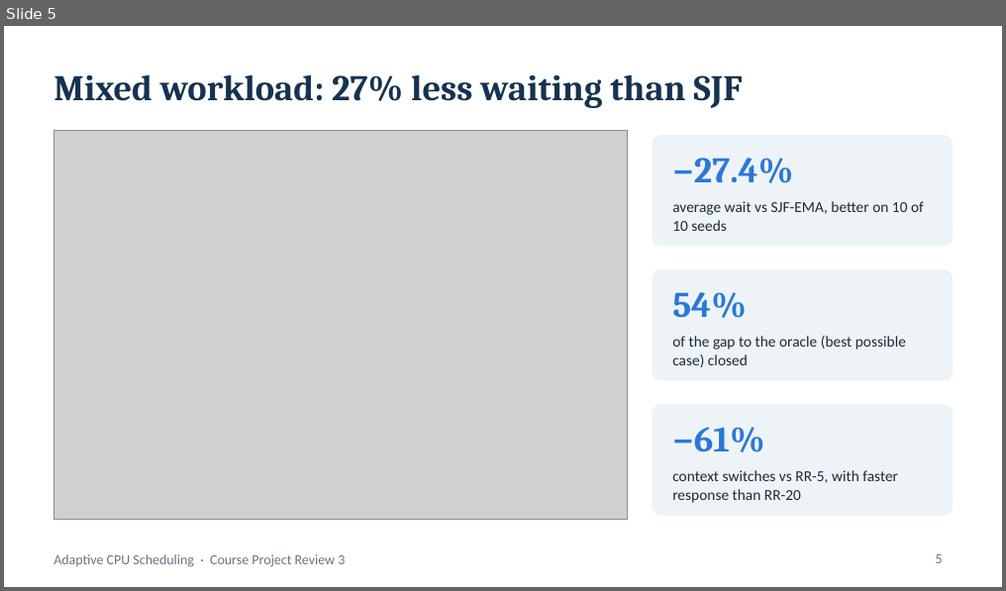
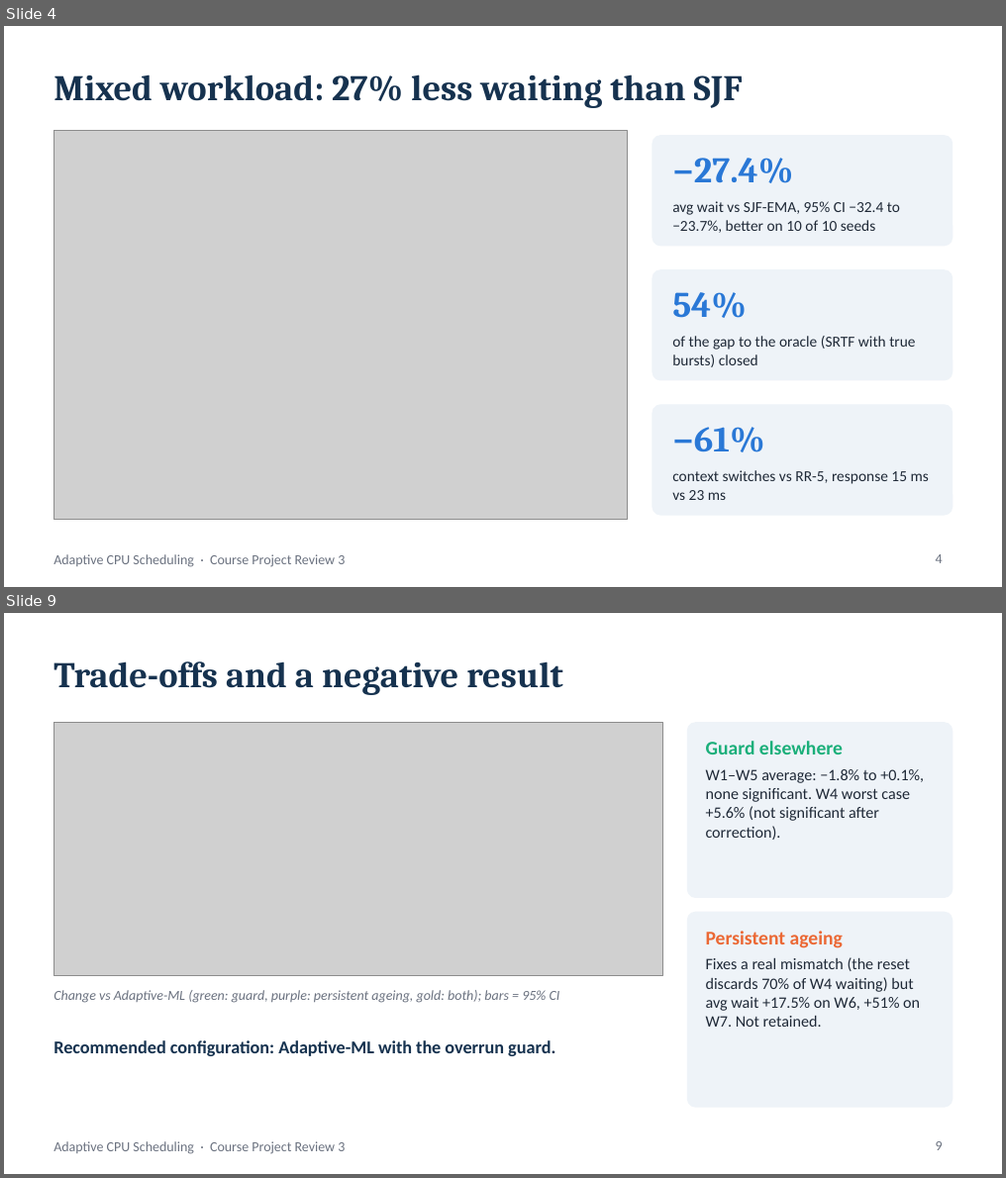
Before and after one commit to Shivaansh29/Adaptive-CPU-Scheduling-project-OS, a slide deck: docs/reviews/Review_3.pptx. Shown one above the other, each under a label of ours: slide 5 before the commit, slides 4 and 9 after it; the slides between them are not shown. The pictures are 1006x591 and 1006x1178 pixels, drawn with LibreOffice and Linux fonts; fonts in the diff are those of the drawing; grey boxes stand for pictures. Boxes give left, top, right and bottom in pixels: in the first picture for what was removed or moved away, otherwise in the second. Text is boxed around its words. In the diff, an @@ line names an element or a change of style, - is before the commit and + after.

```diff
--- a/docs/reviews/Review_3.pptx
+++ b/docs/reviews/Review_3.pptx
@@ slide 9 added at bbox=[4, 613, 1002, 1174], background #FFFFFF; not listed: 1 template element that a slide beside it also shows @@
@@ title added at bbox=[54, 662, 563, 695], 26 pt, text #16324F, bold @@
+Trade-offs and a negative result
@@ picture added at bbox=[54, 723, 662, 976] @@
@@ rounded rectangle added at bbox=[687, 723, 952, 897], fill #EEF3F8, outline #EEF3F8 1 pt @@
@@ text added at bbox=[706, 741, 843, 755], 14 pt, text #1BAF7A, bold @@
+Guard elsewhere
@@ text added at bbox=[706, 769, 924, 840], 11.5 pt, text #1F2937 @@
+W1–W5 average: −1.8% to +0.1%, none significant. W4 worst case +5.6% (not significant after correction).
@@ rounded rectangle added at bbox=[687, 912, 952, 1107], fill #EEF3F8, outline #EEF3F8 1 pt @@
@@ text added at bbox=[706, 931, 843, 949], 14 pt, text #EB6834, bold @@
+Persistent ageing
@@ text added at bbox=[706, 958, 920, 1027], 11.5 pt, text #1F2937 @@
+Fixes a real mismatch (the reset discards 70% of W4 waiting) but avg wait +17.5% on W6, +51% on W7. Not retained.
@@ text added at bbox=[54, 990, 560, 1003], 10 pt, text #6B7280, italic @@
+Change vs Adaptive-ML (green: guard, purple: persistent ageing, gold: both); bars = 95% CI
@@ text added at bbox=[54, 1041, 555, 1057], 13 pt, text #16324F, bold @@
+Recommended configuration: Adaptive-ML with the overrun guard.
@@ page number added at bbox=[936, 1142, 943, 1151], 10 pt, text #6B7280 @@
+9
@@ what was slide 5 is now slide 4 @@
@@ slide 4 changed as well @@
@@ text at bbox=[672, 201, 900, 233]: text changed @@
-average wait vs SJF-EMA, better on 10 of 10 seeds
+avg wait vs SJF-EMA, 95% CI −32.4 to −23.7%, better on 10 of 10 seeds
@@ text at bbox=[672, 336, 915, 368]: text changed @@
-of the gap to the oracle (best possible case) closed
+of the gap to the oracle (SRTF with true bursts) closed
@@ text at bbox=[672, 471, 929, 500]: text changed @@
-context switches vs RR-5, with faster response than RR-20
+context switches vs RR-5, response 15 ms vs 23 ms
@@ page number at bbox=[936, 555, 943, 564]: text changed @@
-5
+4
```
Also in this commit, not shown: 5 other slides changed, 4 other slides added, 4 slides removed, 19 other files.
